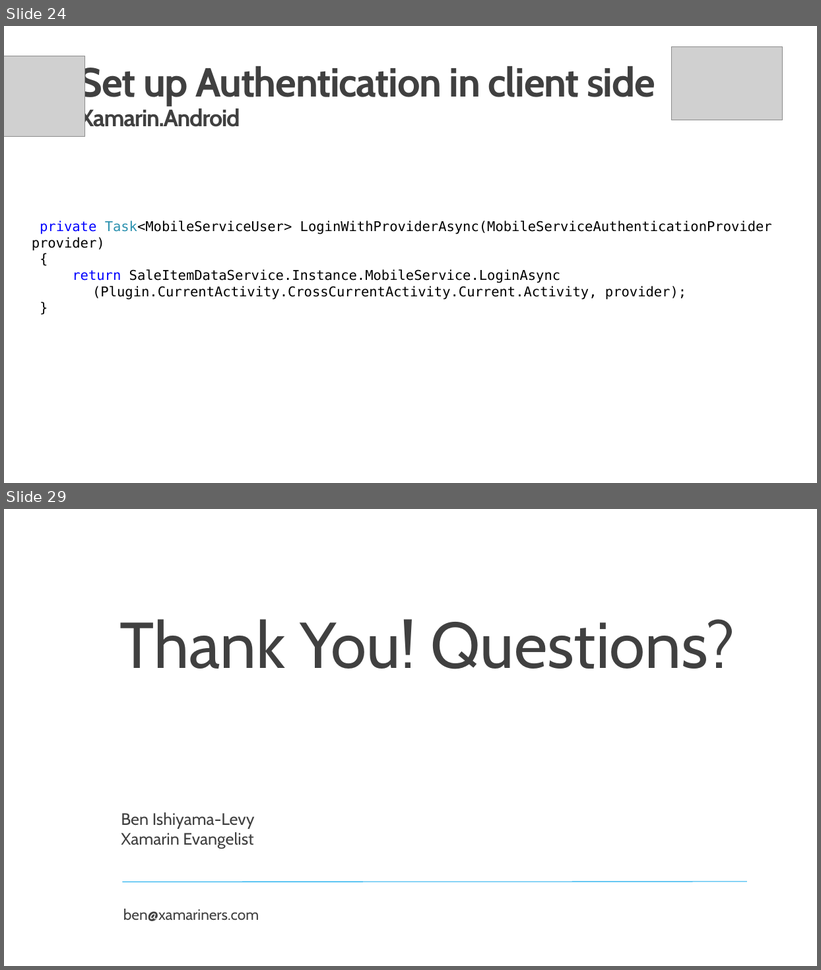
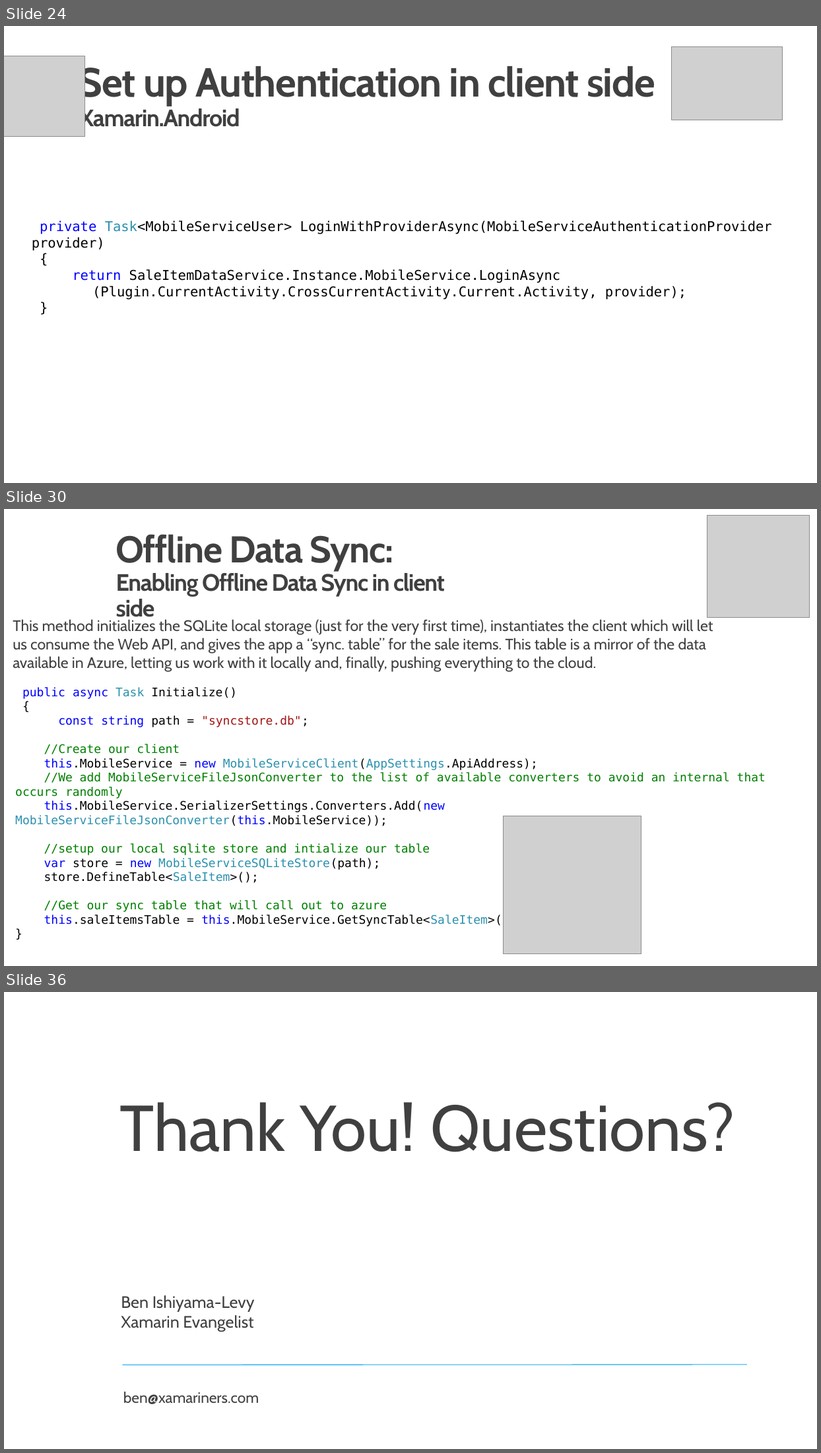
Before and after one commit to InnovativeTechies/XamarinAzure_ShoppingDemoApp, a slide deck: media/Xamarin+Azure.pptx. Shown one above the other, each under a label of ours: slides 24 and 29 before the commit, slides 24, 30 and 36 after it; the slides between them are not shown. The pictures are 821x970 and 821x1453 pixels, drawn with LibreOffice and Linux fonts; fonts in the diff are those of the drawing; grey boxes stand for pictures; background and template pictures are left out. Boxes give left, top, right and bottom in pixels: in the first picture for what was removed or moved away, otherwise in the second. Text is boxed around its words. In the diff, an @@ line names an element or a change of style, - is before the commit and + after.

```diff
--- a/media/Xamarin+Azure.pptx
+++ b/media/Xamarin+Azure.pptx
@@ slide 30 added at bbox=[4, 509, 817, 966], background picture (left out) @@
@@ picture added at bbox=[708, 515, 809, 617] @@
@@ text added at bbox=[116, 534, 445, 623], 28 pt, text #404040, bold @@
+Offline Data Sync:
+Enabling Offline Data Sync in client side
@@ text added at bbox=[13, 619, 714, 672], 18 pt, text #404040 @@
+This method initializes the SQLite local storage (just for the very first time), instantiates the client which will let us consume the Web API, and gives the app a “sync. table” for the sale items. This table is a mirror of the data available in Azure, letting us work with it locally and, finally, pushing everything to the cloud.
@@ text added at bbox=[15, 687, 766, 927], 14 pt, text #008000 @@
+public async Task Initialize()
+{
+const string path = "syncstore.db";
+//Create our client
+this.MobileService = new MobileServiceClient(AppSettings.ApiAddress);
+//We add MobileServiceFileJsonConverter to the list of available converters to avoid an internal that occurs randomly
+this.MobileService.SerializerSettings.Converters.Add(new MobileServiceFileJsonConverter(this.MobileService));
+//setup our local sqlite store and intialize our table
+var store = new MobileServiceSQLiteStore(path);
+store.DefineTable<SaleItem>();
+//Get our sync table that will call out to azure
+this.saleItemsTable = this.MobileService.GetSyncTable<SaleItem>();
+}
@@ picture added at bbox=[504, 816, 642, 955] @@
@@ what was slide 29 is now slide 36 @@
```
Also in this commit, not shown: 5 slides changed, 7 other slides added, 1 slide removed.
